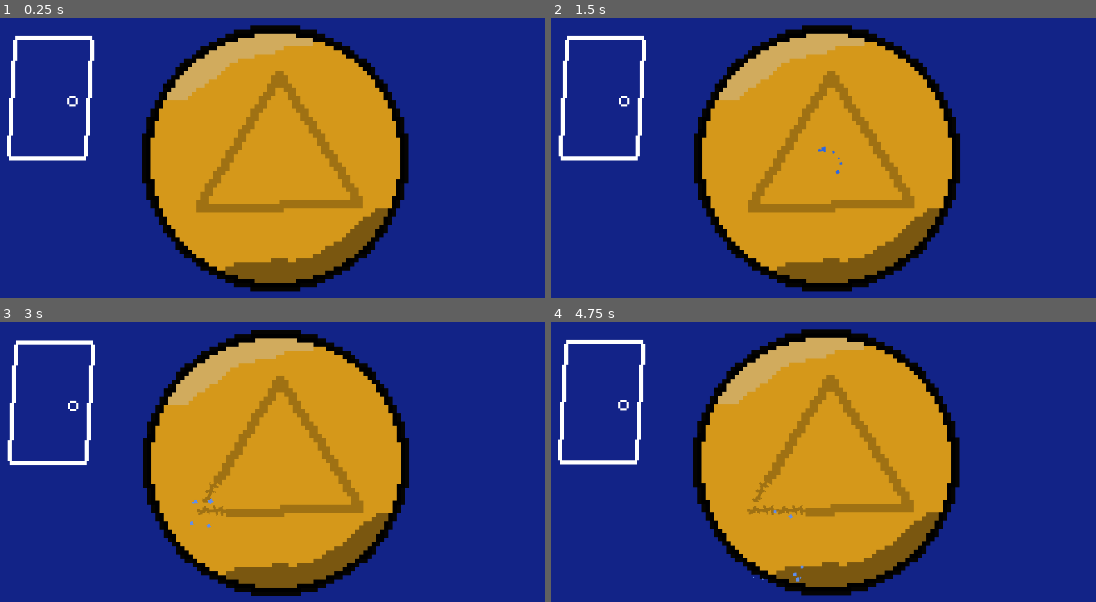
Above: before the commit, frames 1-4 (two rows, left to right).
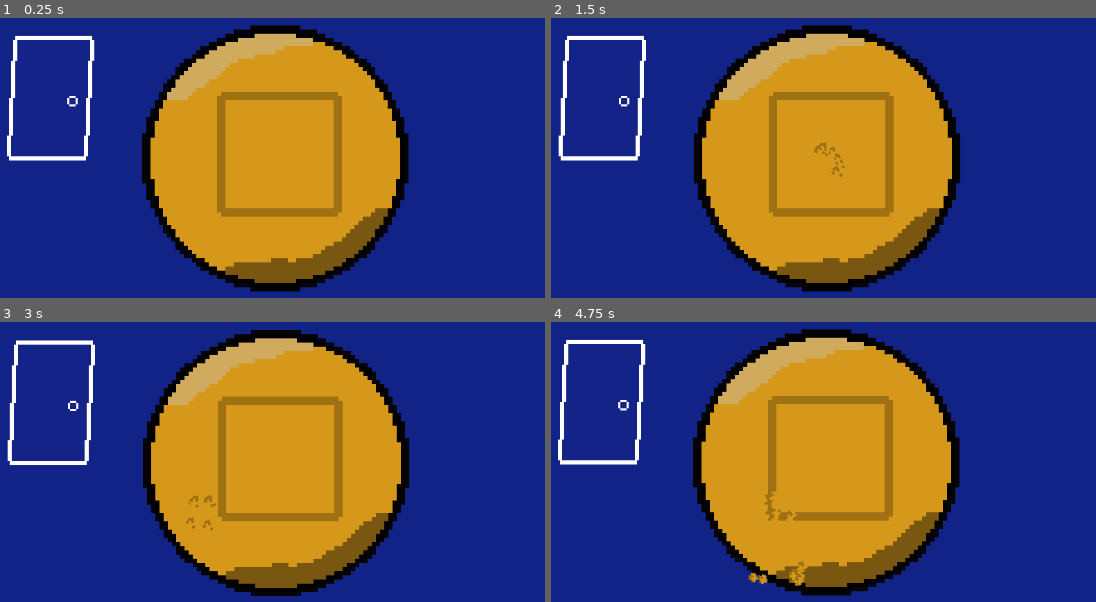
Above: after the commit, the same moments.

Repository: AysbergTr/gamejam-github
Game: Godot game, scene res://scenes/game.tscn
Two runs of this game, one before a commit and one after it. Both use one fixed random seed, a clock stepped at 60 frames per second and the inputs below.
Inputs (mouse positions are in pixels of both pictures, inside the frame that each line leads up to):
- Up to frame 1 (0.25 s): no input
- Up to frame 2 (1.5 s): tap Enter (ui_accept) at 0.5, 0.77, 1.25 s; move the mouse to (600, 99) at 0.52 s; press the mouse at (600, 99) at 0.53 s; hold Right (ui_right) from 0.53 s (still down); move the mouse to (828, 158) at 1.27 s; release the mouse at (828, 158) at 1.28 s; click (828, 158) at 1.35 s
- Up to frame 3 (3 s): tap Enter (ui_accept) at 1.52, 2, 2.75 s; move the mouse to (272, 529) at 2.02 s; release Right (ui_right) at 2.03 s; press the mouse at (272, 529) at 2.03 s; hold Left (ui_left) 2.03-2.78 s; move the mouse to (201, 506) at 2.77 s; release the mouse at (201, 506) at 2.78 s; hold Right (ui_right) from 2.78 s (still down); click (201, 506) at 2.85 s
- Up to frame 4 (4.75 s): tap Enter (ui_accept) at 3.02, 3.77, 4.25, 4.52 s; move the mouse to (747, 509) at 3.52 s; press the mouse at (747, 509) at 3.53 s; move the mouse to (774, 509) at 4.27 s; release Right (ui_right) at 4.28 s; release the mouse at (774, 509) at 4.28 s; hold Left (ui_left) from 4.28 s (still down); click (774, 509) at 4.35 s

The runs differ from the first frame. In frame 1, 4.2% of the frame differs, in the area x 35-67%, y 18-72%; in frame 2, 4.3%, in the area x 36-67%, y 18-72%; in frame 3, 4.0%; in frame 4, 4.3%.

Commit message:
basic signals and square segments
-Added segments for square biscuit
-Added special particle for biscuit
-Added signals for won and lost states

Diff:
--- a/scenes/biscuit.tscn
+++ b/scenes/biscuit.tscn
@@ -1,7 +1,7 @@
 [gd_scene load_steps=6 format=3 uid="uid://g42yt0gbrh85"]
 
 [ext_resource type="Script" uid="uid://v2o6f70pegce" path="res://scripts/Biscuit.gd" id="1_ug7ah"]
-[ext_resource type="Texture2D" uid="uid://ddtrpf7j4f8qh" path="res://assets/Cookie Shapes/TriangleBiscuit.png" id="2_ug7ah"]
+[ext_resource type="Texture2D" uid="uid://dpjukeauoq0ba" path="res://assets/Cookie Shapes/SquareBiscuit.png" id="2_7b2ar"]
 [ext_resource type="PackedScene" uid="uid://cmiwaubc7j8nx" path="res://scenes/segment.tscn" id="3_7b2ar"]
 
 [sub_resource type="CircleShape2D" id="CircleShape2D_f5day"]
@@ -21,99 +21,161 @@
 [node name="Sprite2D" type="Sprite2D" parent="."]
 position = Vector2(1, -32)
 scale = Vector2(2, 2)
-texture = ExtResource("2_ug7ah")
+texture = ExtResource("2_7b2ar")
 
 [node name="Shape Collisions" type="Node2D" parent="."]
 
 [node name="Triangle" type="Area2D" parent="Shape Collisions"]
+visible = false
 
 [node name="CollisionPolygon2D" type="CollisionPolygon2D" parent="Shape Collisions/Triangle"]
 position = Vector2(0, -1)
 polygon = PackedVector2Array(3, -67, -31, -9, 37, -11)
 
-[node name="Segments" type="Node2D" parent="Shape Collisions/Triangle"]
-
-[node name="segment" parent="Shape Collisions/Triangle/Segments" instance=ExtResource("3_7b2ar")]
+[node name="tri_segments" type="Node2D" parent="Shape Collisions/Triangle"]
+
+[node name="segment" parent="Shape Collisions/Triangle/tri_segments" instance=ExtResource("3_7b2ar")]
 position = Vector2(-34, -10)
 rotation = 0.458452
 
-[node name="segment3" parent="Shape Collisions/Triangle/Segments" instance=ExtResource("3_7b2ar")]
+[node name="segment3" parent="Shape Collisions/Triangle/tri_segments" instance=ExtResource("3_7b2ar")]
 position = Vector2(-37, -9)
 rotation = 1.59855
 
-[node name="segment4" parent="Shape Collisions/Triangle/Segments" instance=ExtResource("3_7b2ar")]
+[node name="segment4" parent="Shape Collisions/Triangle/tri_segments" instance=ExtResource("3_7b2ar")]
 position = Vector2(-23, -9)
 rotation = 1.59855
 
-[node name="segment5" parent="Shape Collisions/Triangle/Segments" instance=ExtResource("3_7b2ar")]
+[node name="segment5" parent="Shape Collisions/Triangle/tri_segments" instance=ExtResource("3_7b2ar")]
 position = Vector2(-9, -9)
 rotation = 1.59855
 
-[node name="segment6" parent="Shape Collisions/Triangle/Segments" instance=ExtResource("3_7b2ar")]
+[node name="segment6" parent="Shape Collisions/Triangle/tri_segments" instance=ExtResource("3_7b2ar")]
 position = Vector2(5, -9)
 rotation = 1.59855
 
-[node name="segment7" parent="Shape Collisions/Triangle/Segments" instance=ExtResource("3_7b2ar")]
+[node name="segment7" parent="Shape Collisions/Triangle/tri_segments" instance=ExtResource("3_7b2ar")]
 position = Vector2(19, -9)
 rotation = 1.59855
 
-[node name="segment8" parent="Shape Collisions/Triangle/Segments" instance=ExtResource("3_7b2ar")]
+[node name="segment8" parent="Shape Collisions/Triangle/tri_segments" instance=ExtResource("3_7b2ar")]
 position = Vector2(31, -10)
 rotation = 1.49704
 
-[node name="segment2" parent="Shape Collisions/Triangle/Segments" instance=ExtResource("3_7b2ar")]
+[node name="segment2" parent="Shape Collisions/Triangle/tri_segments" instance=ExtResource("3_7b2ar")]
 position = Vector2(-28, -22)
 rotation = 0.482709
 
-[node name="segment9" parent="Shape Collisions/Triangle/Segments" instance=ExtResource("3_7b2ar")]
+[node name="segment9" parent="Shape Collisions/Triangle/tri_segments" instance=ExtResource("3_7b2ar")]
 position = Vector2(-22, -34)
 rotation = 0.601413
 
-[node name="segment10" parent="Shape Collisions/Triangle/Segments" instance=ExtResource("3_7b2ar")]
+[node name="segment10" parent="Shape Collisions/Triangle/tri_segments" instance=ExtResource("3_7b2ar")]
 position = Vector2(-14, -45)
 rotation = 0.590169
 
-[node name="segment11" parent="Shape Collisions/Triangle/Segments" instance=ExtResource("3_7b2ar")]
+[node name="segment11" parent="Shape Collisions/Triangle/tri_segments" instance=ExtResource("3_7b2ar")]
 position = Vector2(-7, -56)
 rotation = 0.590169
 
-[node name="segment13" parent="Shape Collisions/Triangle/Segments" instance=ExtResource("3_7b2ar")]
+[node name="segment13" parent="Shape Collisions/Triangle/tri_segments" instance=ExtResource("3_7b2ar")]
 position = Vector2(10, -65)
 rotation = -0.640759
 
-[node name="segment12" parent="Shape Collisions/Triangle/Segments" instance=ExtResource("3_7b2ar")]
+[node name="segment12" parent="Shape Collisions/Triangle/tri_segments" instance=ExtResource("3_7b2ar")]
 position = Vector2(-2, -64)
 rotation = 0.590169
 
-[node name="segment14" parent="Shape Collisions/Triangle/Segments" instance=ExtResource("3_7b2ar")]
+[node name="segment14" parent="Shape Collisions/Triangle/tri_segments" instance=ExtResource("3_7b2ar")]
 position = Vector2(15, -56)
 rotation = -0.588089
 
-[node name="segment15" parent="Shape Collisions/Triangle/Segments" instance=ExtResource("3_7b2ar")]
+[node name="segment15" parent="Shape Collisions/Triangle/tri_segments" instance=ExtResource("3_7b2ar")]
 position = Vector2(20, -47)
 rotation = -0.508355
 
-[node name="segment16" parent="Shape Collisions/Triangle/Segments" instance=ExtResource("3_7b2ar")]
+[node name="segment16" parent="Shape Collisions/Triangle/tri_segments" instance=ExtResource("3_7b2ar")]
 position = Vector2(26, -37)
 rotation = -0.554652
 
-[node name="segment17" parent="Shape Collisions/Triangle/Segments" instance=ExtResource("3_7b2ar")]
+[node name="segment17" parent="Shape Collisions/Triangle/tri_segments" instance=ExtResource("3_7b2ar")]
 position = Vector2(32, -28)
 rotation = -0.53654
 
-[node name="segment18" parent="Shape Collisions/Triangle/Segments" instance=ExtResource("3_7b2ar")]
+[node name="segment18" parent="Shape Collisions/Triangle/tri_segments" instance=ExtResource("3_7b2ar")]
 position = Vector2(38, -18)
 rotation = -0.568733
 
-[node name="segment19" parent="Shape Collisions/Triangle/Segments" instance=ExtResource("3_7b2ar")]
+[node name="segment19" parent="Shape Collisions/Triangle/tri_segments" instance=ExtResource("3_7b2ar")]
 position = Vector2(45, -9)
 rotation = -0.640759
 
 [node name="Square" type="Area2D" parent="Shape Collisions"]
 
 [node name="CollisionPolygon2D" type="CollisionPolygon2D" parent="Shape Collisions/Square"]
-visible = false
 polygon = PackedVector2Array(-23, -60, -23, -8, 29, -8, 29, -60)
+
+[node name="sqr_segments" type="Node2D" parent="Shape Collisions/Square"]
+
+[node name="segment" parent="Shape Collisions/Square/sqr_segments" instance=ExtResource("3_7b2ar")]
+position = Vector2(-26, -4)
+
+[node name="segment2" parent="Shape Collisions/Square/sqr_segments" instance=ExtResource("3_7b2ar")]
+position = Vector2(-26, -18)
+
+[node name="segment3" parent="Shape Collisions/Square/sqr_segments" instance=ExtResource("3_7b2ar")]
+position = Vector2(-26, -32)
+
+[node name="segment4" parent="Shape Collisions/Square/sqr_segments" instance=ExtResource("3_7b2ar")]
+position = Vector2(-26, -46)
+
+[node name="segment5" parent="Shape Collisions/Square/sqr_segments" instance=ExtResource("3_7b2ar")]
+position = Vector2(-28, -63)
+rotation = 1.5708
+
+[node name="segment6" parent="Shape Collisions/Square/sqr_segments" instance=ExtResource("3_7b2ar")]
+position = Vector2(-17, -63)
+rotation = 1.5708
+
+[node name="segment7" parent="Shape Collisions/Square/sqr_segments" instance=ExtResource("3_7b2ar")]
+position = Vector2(-4, -63)
+rotation = 1.5708
+
+[node name="segment8" parent="Shape Collisions/Square/sqr_segments" instance=ExtResource("3_7b2ar")]
+position = Vector2(10, -63)
+rotation = 1.5708
+
+[node name="segment9" parent="Shape Collisions/Square/sqr_segments" instance=ExtResource("3_7b2ar")]
+position = Vector2(19, -63)
+rotation = 1.5708
+
+[node name="segment10" parent="Shape Collisions/Square/sqr_segments" instance=ExtResource("3_7b2ar")]
+position = Vector2(32, -46)
+
+[node name="segment11" parent="Shape Collisions/Square/sqr_segments" instance=ExtResource("3_7b2ar")]
+position = Vector2(32, -33)
+
+[node name="segment12" parent="Shape Collisions/Square/sqr_segments" instance=ExtResource("3_7b2ar")]
+position = Vector2(32, -20)
+
+[node name="segment13" parent="Shape Collisions/Square/sqr_segments" instance=ExtResource("3_7b2ar")]
+position = Vector2(32, -8)
+
+[node name="segment14" parent="Shape Collisions/Square/sqr_segments" instance=ExtResource("3_7b2ar")]
+position = Vector2(19, -5)
+rotation = 1.5708
+
+[node name="segment15" parent="Shape Collisions/Square/sqr_segments" instance=ExtResource("3_7b2ar")]
+position = Vector2(6, -5)
+rotation = 1.5708
+
+[node name="segment16" parent="Shape Collisions/Square/sqr_segments" instance=ExtResource("3_7b2ar")]
+position = Vector2(-8, -5)
+rotation = 1.5708
+
+[node name="segment17" parent="Shape Collisions/Square/sqr_segments" instance=ExtResource("3_7b2ar")]
+position = Vector2(-22, -5)
+rotation = 1.5708
 
 [node name="Circle" type="Area2D" parent="Shape Collisions"]
 
--- a/scenes/clicking_particle.tscn
+++ b/scenes/clicking_particle.tscn
@@ -1,7 +1,10 @@
-[gd_scene format=3 uid="uid://diwyd47lxsviy"]
+[gd_scene load_steps=2 format=3 uid="uid://diwyd47lxsviy"]
+
+[ext_resource type="Texture2D" uid="uid://3rbqmd81imx4" path="res://assets/particle_cookie (1).png" id="1_41j6c"]
 
 [node name="CPUParticles2D" type="CPUParticles2D"]
 emitting = false
+texture = ExtResource("1_41j6c")
 lifetime = 0.2
 one_shot = true
 speed_scale = 0.5
@@ -13,6 +16,4 @@
 angular_velocity_max = 559.05
 radial_accel_min = -100.0
 radial_accel_max = -100.0
-scale_amount_min = 0.5
-scale_amount_max = 2.0
-color = Color(0, 0, 0, 1)
+scale_amount_max = 1.5
--- a/scenes/game.tscn
+++ b/scenes/game.tscn
@@ -24,5 +24,6 @@
 position = Vector2(-110, 0)
 
 [node name="Biscuit" parent="." instance=ExtResource("8_gee14")]
+unique_name_in_owner = true
 position = Vector2(-3, 31)
-CookieName = 0
+CookieName = 1
--- a/scripts/Biscuit.gd
+++ b/scripts/Biscuit.gd
@@ -29,25 +29,36 @@
 				   UMBREALLA_BISCUIT, MOON_BISCUIT, THUNDER_BISCUIT]
 
 #Cracking variables
-@onready var segments: Node2D = $"Shape Collisions/Triangle/Segments"
 var clicked_segments := 0
+@onready var tri_segments: Node2D = $"Shape Collisions/Triangle/tri_segments"
 
+
+#particle signals
+signal on_cookie
+signal off_cookie
+
+#game won/lose signals
+signal biscuitCleared #won
+signal biscuitLost #lost
 
 
 func _ready() -> void:
 	print(CookieName)
 	sprite_2d.texture = CookieShape[CookieName]
-	for child in segments.get_children():
+	for child in tri_segments.get_children():
 		child.connect("clicked", _on_segment_clicked)
 
 #Checks when a segment clicked
 func _on_segment_clicked() -> void:
 	clicked_segments += 1
-	if clicked_segments == segments.get_children().size():
-		print("hepsi oldu")
+	if clicked_segments == tri_segments.get_children().size():
+		print("All segments cleared")
+		emit_signal("biscuitCleared")
+
 
 func GameOver() -> void:
 	print("Game over")
+	emit_signal("biscuitLost")
 
 
 
@@ -55,29 +66,17 @@
 func _on_mouse_entered() -> void:
 	Input.set_custom_mouse_cursor(NEEDLE, Input.CURSOR_ARROW, Vector2(24, 36))
 	clicking_sound.stream = COOKIE
+	emit_signal("on_cookie")
+
 func _on_mouse_exited() -> void:
 	Input.set_custom_mouse_cursor(USUAL_CURSOR, Input.CURSOR_ARROW, Vector2(8, 8))
 	clicking_sound.stream = CLICKING_SOUND
+	emit_signal("off_cookie")
 
 #clicking
 func _on_input_event(viewport: Node, event: InputEvent, shape_idx: int) -> void:
 	if event.is_action_pressed("click"):
 		pass
-
-
-
-
-
-
-
-
-
-
-
-
-
-
-
 
 
 
--- a/scripts/game.gd
+++ b/scripts/game.gd
@@ -2,20 +2,34 @@
 
 @onready var clicking_sound: AudioStreamPlayer2D = $ClickingSound
 
-const CLICKING_PARTICLE = preload("res://scenes/clicking_particle.tscn")
 
+#camera shake
 @onready var camera: Camera2D = $Camera2D
 @export var RANDOM_SHAKE_STRENGTH: float = 30.0
 @export var SHAKE_DECAY_RATE: float = 5.0
 
 @onready var camera_2d: Camera2D = $Camera2D
 @onready var rand = RandomNumberGenerator.new()
+var shake_strength: float = 0.0
 
-var shake_strength: float = 0.0
+
+#particle effect
+const CLICKING_PARTICLE = preload("res://scenes/clicking_particle.tscn")
+
+@onready var biscuit: Area2D = $%Biscuit
+const PARTICLE_COOKIE1 = preload("res://assets/particle_cookie.png")
+var on_cookie = false
+const PARTICLE_COOKIE = preload("res://assets/particle_cookie (1).png")
+
+
+
+
 
 func _ready() -> void:
 	rand.randomize()
 	#apply_button.connect("pressed", self, "apply_shake")
+	biscuit.connect("on_cookie", entered_cookie)
+	biscuit.connect("off_cookie", exited_cookie)
 
 func apply_shake() -> void:
 	shake_strength = RANDOM_SHAKE_STRENGTH
@@ -41,8 +55,16 @@
 	var color = img.get_pixel(mouse_pos.x, mouse_pos.y)
 	#inverse
 	var inverse = Color(1.0 - color.r, 1.0 - color.g, 1.0 - color.b, color.a)
+	return Color(color)
 
-	return inverse
+func entered_cookie():
+	on_cookie = true
+
+func exited_cookie():
+	on_cookie = false
+
+
+
 
 func spawn_particle():
 	var fx = CLICKING_PARTICLE.instantiate()
@@ -50,7 +72,12 @@
 	fx.global_position = get_global_mouse_position()
 	fx.one_shot = true
 	fx.emitting = true
-	fx.color = find_color()
+	if on_cookie:
+		fx.texture = PARTICLE_COOKIE
+	else:
+		fx.texture = null
+
+	#fx.color = find_color()
 
 func _input(event):
 	if event.is_action_pressed("click"):
Binary file added: assets/crack_point.png
Not shown, added: assets/crack_point.png.import
Binary file added: assets/particle_cookie (1).png
Not shown, added: assets/particle_cookie (1).png.import
Binary file added: assets/particle_cookie.png
Not shown, added: assets/particle_cookie.png.import
